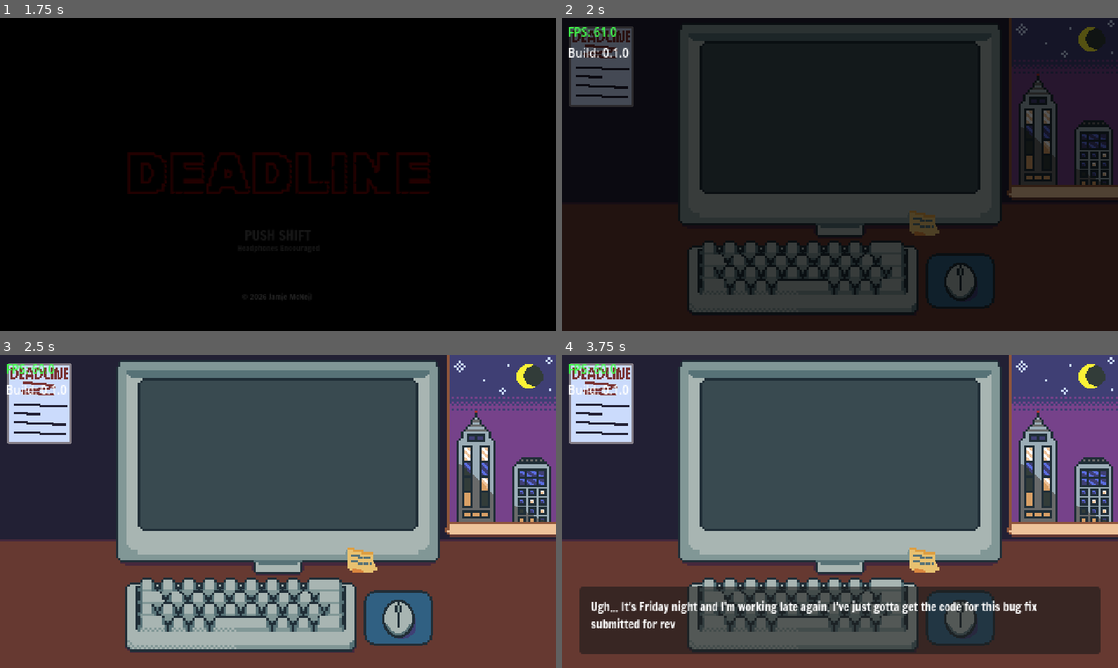
Above: before the commit, frames 1-4 (two rows, left to right).
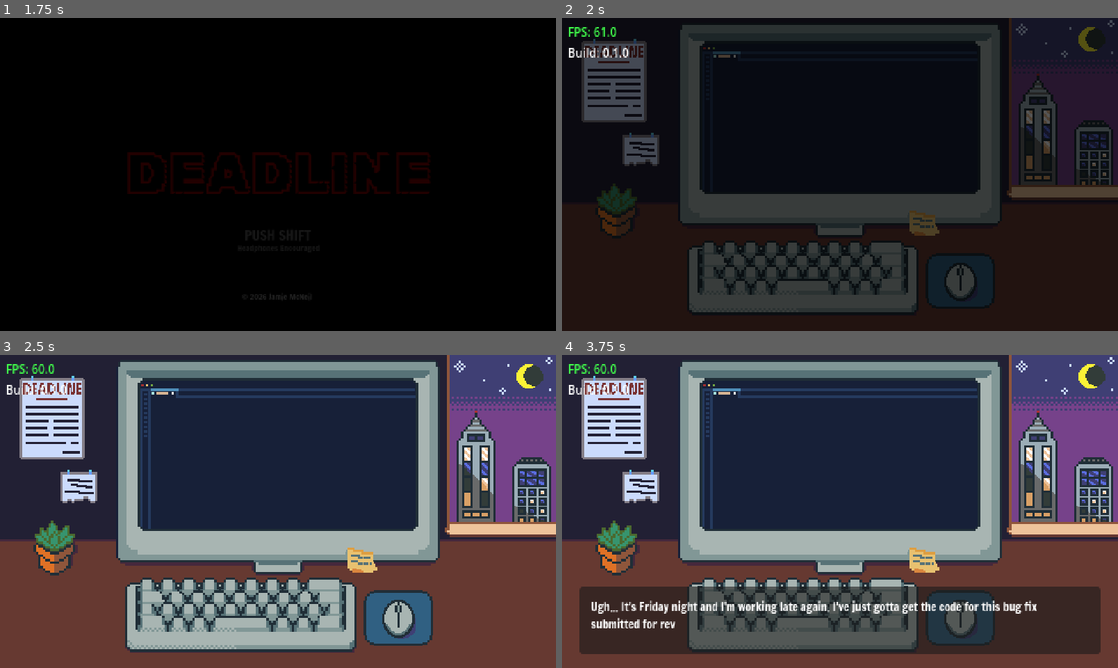
Above: after the commit, the same moments.

Repository: mcneiljv/game-off-2026
Game: Godot game, scene res://src/core/main_game/title_screen.tscn
Two runs of this game, one before a commit and one after it. Both use one fixed random seed, a clock stepped at 60 frames per second and the inputs below. Sound files missing from this copy of the repository are replaced by a short silence.
Inputs:
- Up to frame 1 (1.75 s): hold Shift (left_shift) from 1.28 s (still down)
- Up to frame 2 (2 s): keep holding Shift (left_shift)
- Up to frame 3 (2.5 s): release Shift (left_shift) at 2.03 s
- Up to frame 4 (3.75 s): tap Enter at 2.75 s; tap Space at 3.5 s; hold Shift (left_shift) from 3.53 s (still down)

Frame 1 is identical in both runs. In frame 2, 3.8% of the frame differs, in the area x 1-33%, y 2-70%; in frame 3, 26%, in the area x 1-75%, y 2-71%; in frame 4, 26%.

Commit message:
Background and monitor sprite updates; Add realistic code blocks to json.

Diff:
--- a/assets/data/dialog.json
+++ b/assets/data/dialog.json
@@ -17,7 +17,7 @@
   },
   {
     "type": "typing",
-    "text": "Random stupid buzzword business logic gross. [pulse freq=5.0 color=#ffffff40 ease=-5.0]|[/pulse]"
+    "text": "// TODO: refactor before code freeze\nfunction submitReport(user) {\n  if (!user) return null;\n  return synergize(user.data);\n}"
   },
   {
     "type": "dialog",
@@ -29,11 +29,11 @@
   },
   {
     "type": "typing",
-    "text": "In enim justo, rhoncus ut, imperdiet a, venenatis vitae, justo."
+    "text": "const MAX_RETRIES = 3;\nlet attempts = 0;\n\nasync function saveOrder(order) {\n  attempts++;\n  return await api.post(order);\n}"
   },
   {
     "type": "typing",
-    "text": "In enim justo, rhoncus ut, imperdiet a, venenatis vitae, justo.",
+    "text": "def validate_input(data):\n    # TODO: leverage existing schema\n    if data is None:\n        raise ValueError('empty')\n    return data.strip()",
     "sound": "MonsterTension1",
     "closeness": 0.2
   },
@@ -55,7 +55,7 @@
   },
   {
     "type": "typing",
-    "text": "Random stupid buzzword business logic gross."
+    "text": "// ship now, circle back later\nconst hotfix = (bug) => {\n  bug.status = 'resolved';\n  return bug;\n};"
   },
   {
     "type": "dialog",
@@ -83,11 +83,11 @@
   },
   {
     "type": "typing",
-    "text": "In enim justo, rhoncus ut, imperdiet a, venenatis vitae, justo."
+    "text": "const deadline = '11:59 PM';\nlet bandwidth = 0;\n\nwhile (bandwidth < 100) {\n  circleBack(manager);\n}"
   },
   {
     "type": "typing",
-    "text": "In enim justo, rhoncus ut, imperdiet a, venenatis vitae, justo.",
+    "text": "<div class='dashboard'>\n  <h1>Synergy Metrics</h1>\n  <p>Moving the needle daily.</p>\n</div>\n<!-- low-hanging fruit -->",
     "sound": "MonsterTension2",
     "closeness": 0.3,
     "delay": 1.0
@@ -110,11 +110,11 @@
   },
   {
     "type": "typing",
-    "text": "In enim justo, rhoncus ut, imperdiet a, venenatis vitae, justo."
+    "text": "def validate_input(data):\n    # TODO: leverage existing schema\n    if data is None:\n        raise ValueError('empty')\n    return data.strip()"
   },
   {
     "type": "typing",
-    "text": "In enim justo, rhoncus ut, imperdiet a, venenatis vitae, justo."
+    "text": "// who else is in the building?\nconst alone = true;\nif (alone === true) {\n  console.log('good');\n}\n// ...right?"
   },
   {
     "type": "dialog",
@@ -165,6 +165,14 @@
     "text": "Alright, back to working on this damn bug."
   },
   {
+    "type": "typing",
+    "text": "let bandwidth = 0;\nlet coffee = 0;\n\nwhile (deadline > now) {\n  bandwidth--;\n  coffee++;\n}"
+  },
+  {
+    "type": "typing",
+    "text": "// stakeholder feedback: 'make it pop'\nfunction deepDive(ticket) {\n  ticket.priority = 'critical';\n  ticket.owner = 'me';\n  ticket.sleep = false;\n}"
+  },
+  {
     "type": "dialog",
     "text": "Boss: Just circling back since it's getting late. I have to go to bed soon. Have you submitted your code yet?",
     "sound": "MobileBuzz",
--- a/src/core/main_game/main.tscn
+++ b/src/core/main_game/main.tscn
@@ -93,16 +93,16 @@
 offset_bottom = -66.5
 grow_horizontal = 2
 grow_vertical = 2
-theme_override_constants/margin_left = 10
-theme_override_constants/margin_top = 10
-theme_override_constants/margin_right = 10
-theme_override_constants/margin_bottom = 10
+theme_override_constants/margin_left = 15
+theme_override_constants/margin_top = 18
+theme_override_constants/margin_right = 15
+theme_override_constants/margin_bottom = 15
 
 [node name="MonitorText" type="RichTextLabel" parent="Monitor/MarginContainer" unique_id=1103578258]
 unique_name_in_owner = true
 layout_mode = 2
 theme_override_fonts/normal_font = ExtResource("4_b3g11")
-theme_override_font_sizes/normal_font_size = 10
+theme_override_font_sizes/normal_font_size = 6
 bbcode_enabled = true
 visible_characters = 0
 script = ExtResource("2_h7gx0")
Binary file changed: assets/art/background.png
Binary file changed: assets/art/monitor.png
